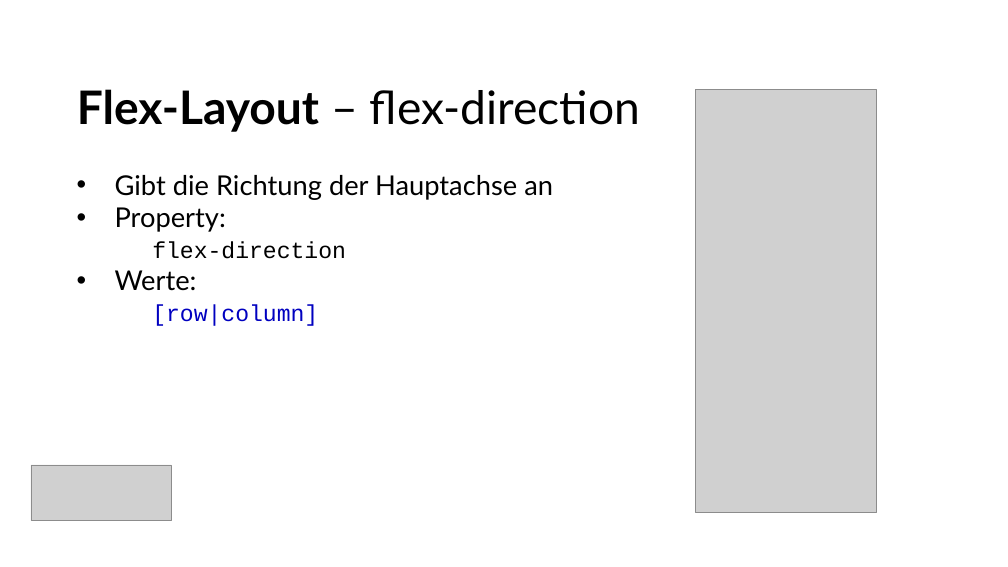
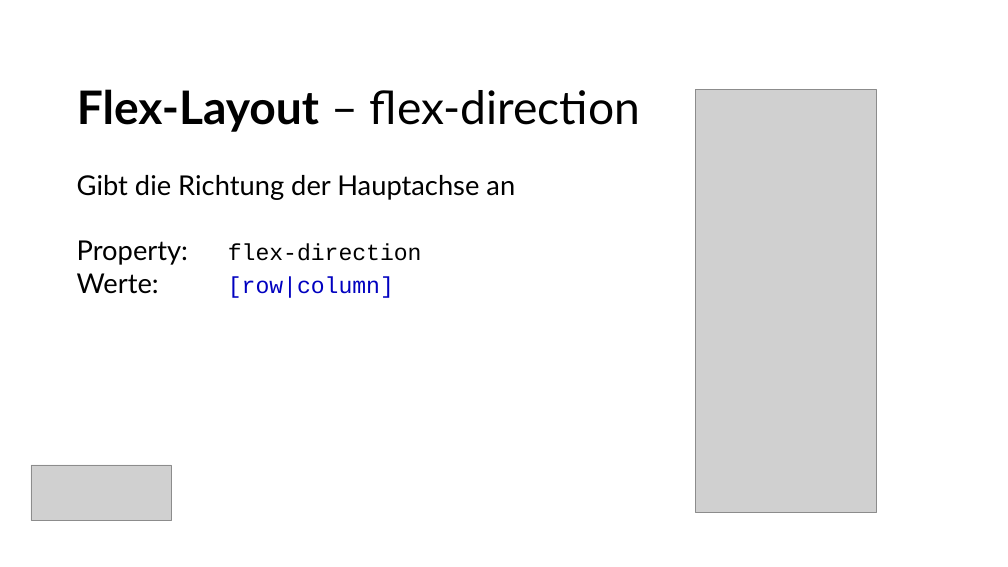
Before and after one commit to betera/css_layout, a slide deck: slide 26 of CSS_Layout.pptx. Drawn at 1008x567 pixels with LibreOffice and Linux fonts; fonts in the diff are those of the drawing; grey boxes stand for pictures; background and template pictures are left out. Boxes give left, top, right and bottom in pixels: in the first picture for what was removed or moved away, otherwise in the second. Text is boxed around its words. In the diff, an @@ line names an element or a change of style, - is before the commit and + after.

```diff
--- a/CSS_Layout.pptx
+++ b/CSS_Layout.pptx
@@ text at bbox=[77, 175, 515, 200]: bullet • to none @@
@@ text at bbox=[77, 240, 422, 298]: text changed @@
-• Property:
-flex-direction
-• Werte:
-[row|column]
+Property: flex-direction
+Werte: [row|column]
```
Also in this commit, not shown: 17 other slides changed, 11 slides added, 20 other files.
